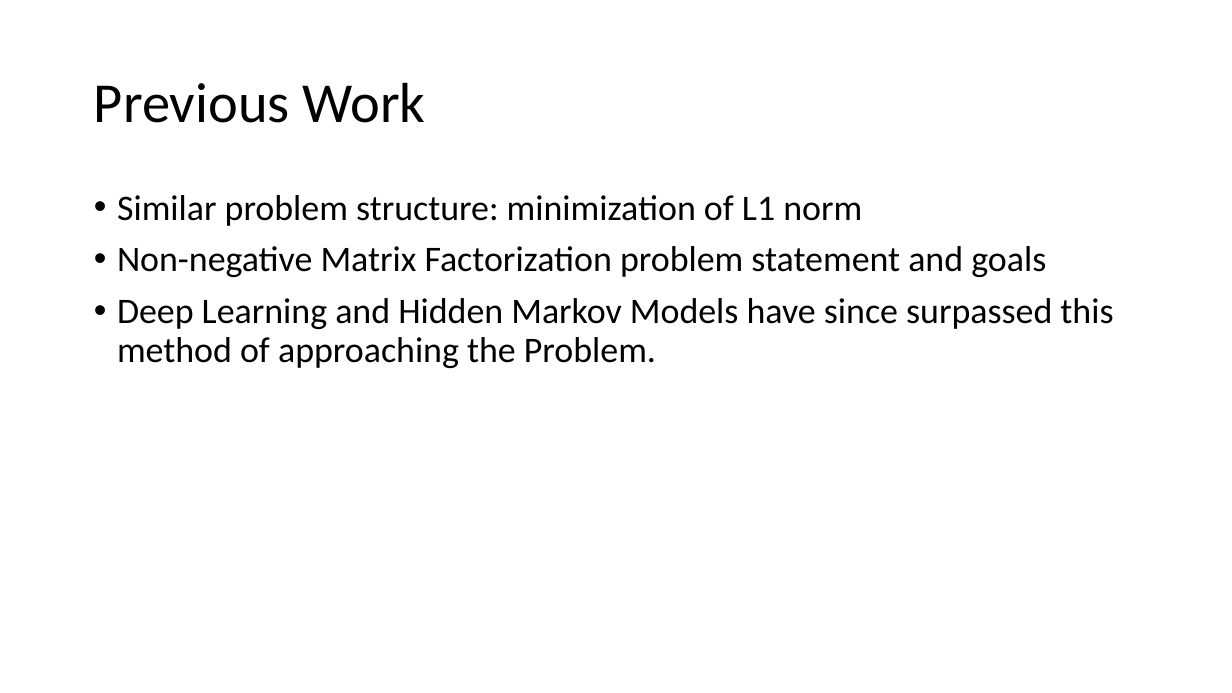
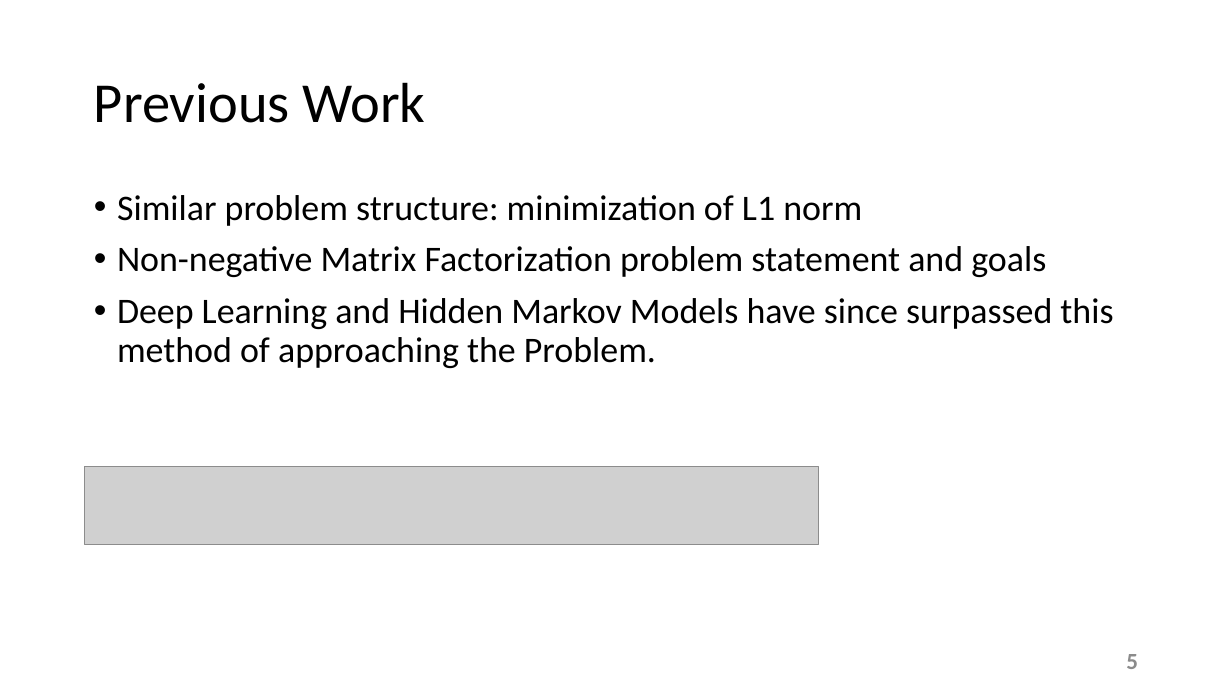
Before and after one commit to esaracin/compressive-sensing-cocktail-party-problem, a slide deck: slide 5 of slide/slides.pptx. Drawn at 1232x693 pixels with LibreOffice and Linux fonts; fonts in the diff are those of the drawing; grey boxes stand for pictures; background and template pictures are left out. Boxes give left, top, right and bottom in pixels: in the first picture for what was removed or moved away, otherwise in the second. Text is boxed around its words. In the diff, an @@ line names an element or a change of style, - is before the commit and + after.

```diff
--- a/slide/slides.pptx
+++ b/slide/slides.pptx
@@ picture added at bbox=[85, 466, 819, 544] @@
@@ page number added at bbox=[1126, 654, 1138, 669], 18 pt, text #8C8C8C, bold @@
+5
```
Also in this commit, not shown: 8 other slides changed, 2 slides added, 1 slide removed, 1 other file.
